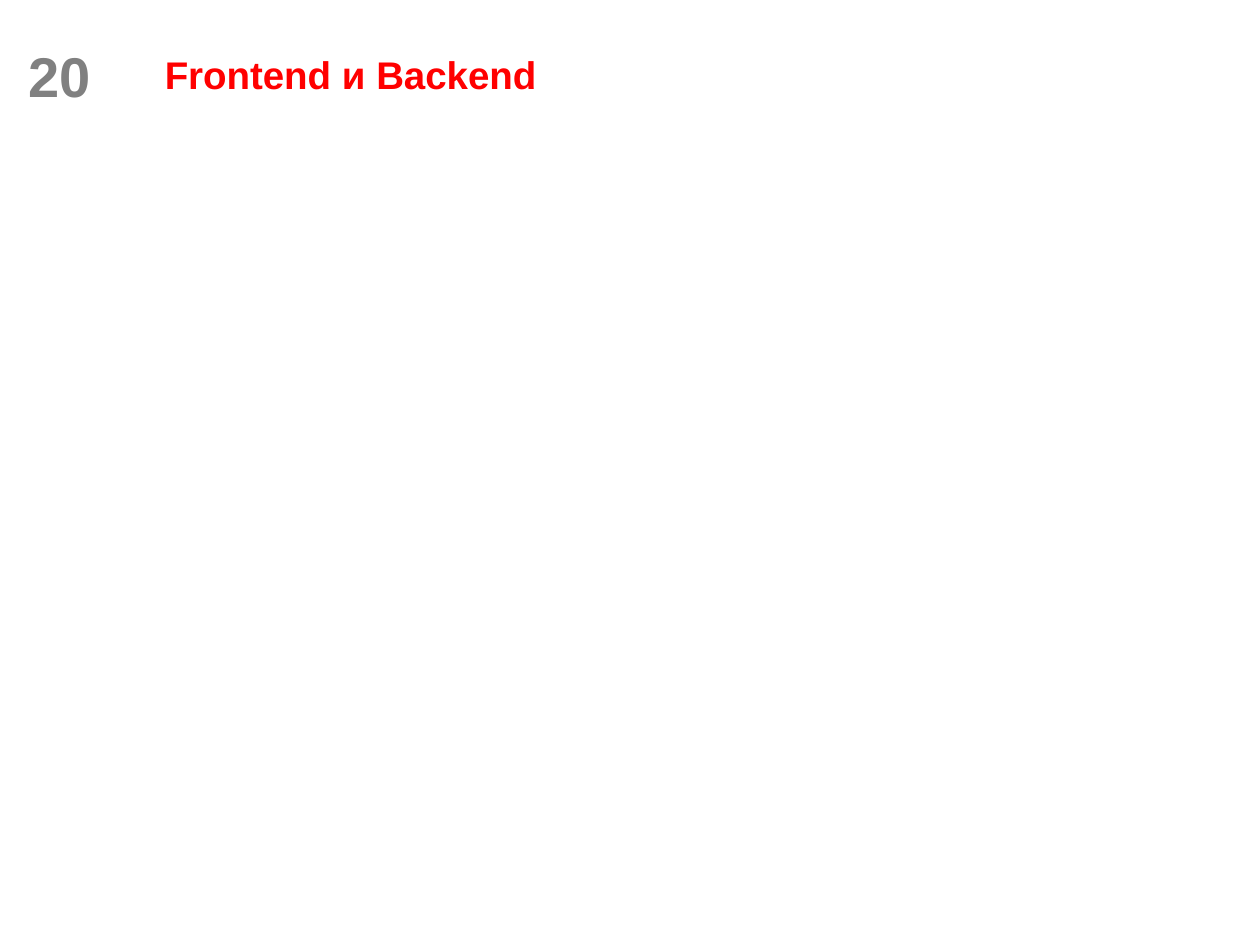
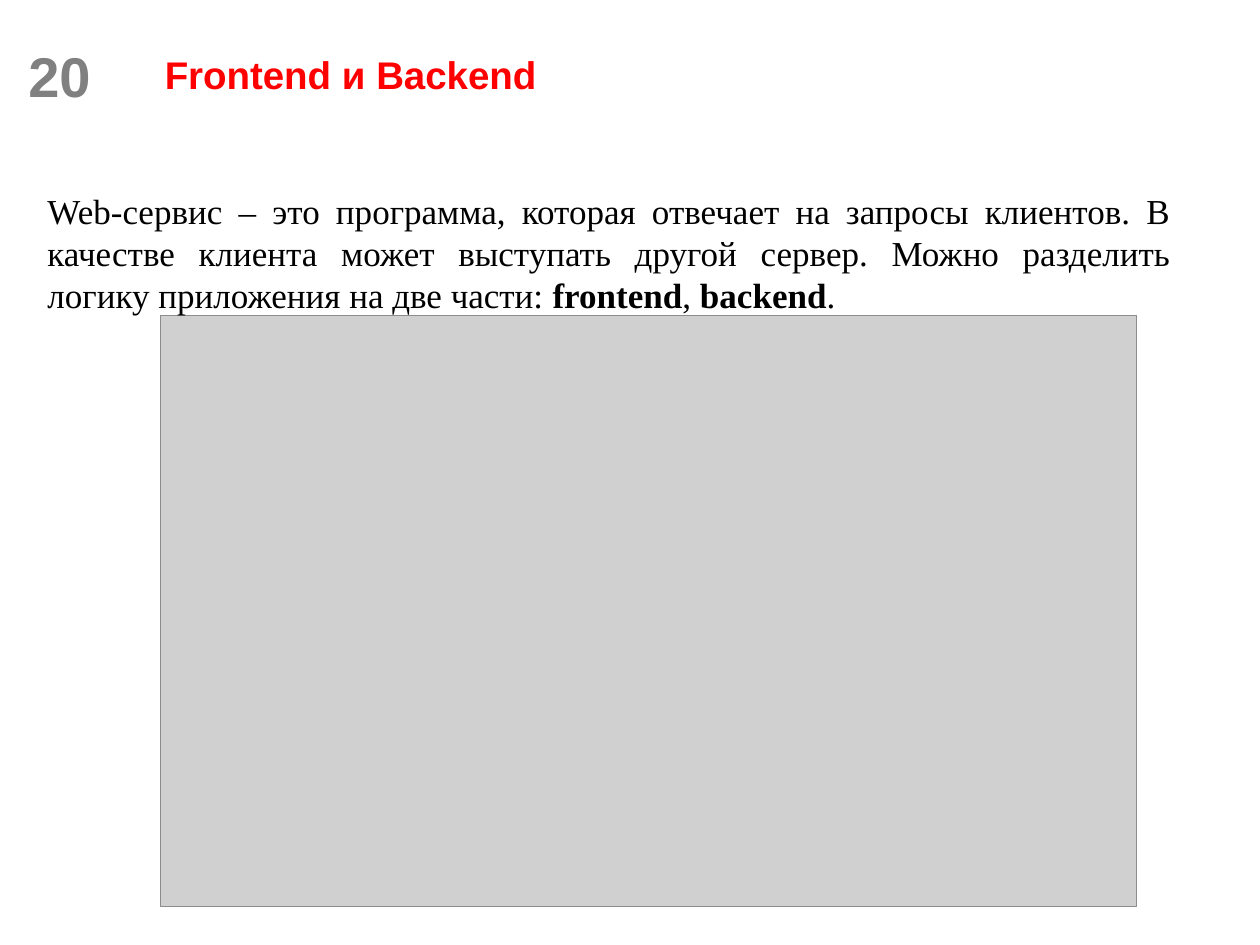
Before and after one commit to scareme/web_flask, a slide deck: slide 20 of Разработка веб-сервисов.pptx. Drawn at 1260x945 pixels with LibreOffice and Linux fonts; fonts in the diff are those of the drawing; grey boxes stand for pictures; background and template pictures are left out. Boxes give left, top, right and bottom in pixels: in the first picture for what was removed or moved away, otherwise in the second. Text is boxed around its words. In the diff, an @@ line names an element or a change of style, - is before the commit and + after.

```diff
--- a/Разработка веб-сервисов.pptx
+++ b/Разработка веб-сервисов.pptx
@@ text added at [47, 199, 1170, 316], 20 pt, text #000000 @@
+Web-сервис – это программа, которая отвечает на запросы клиентов. В качестве клиента может выступать другой сервер. Можно разделить логику приложения на две части: frontend, backend.
@@ picture added at [161, 315, 1137, 907] @@
```
Also in this commit, not shown: 2 other slides changed, 1 slide removed, 2 other files.
